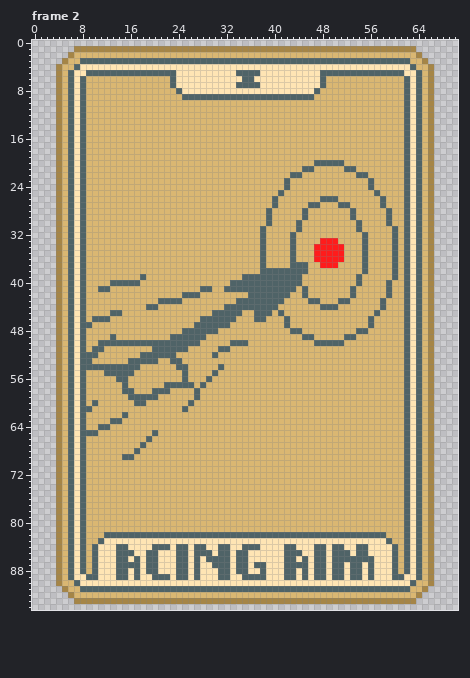
A pixel-art file gets an edit: assets/1x/anagrarots.ase. Above, as it was before the edit.
71x95 pixels, 22 frames. Shown: frame 2. The commit also changed other frames, which this record leaves out.
After:
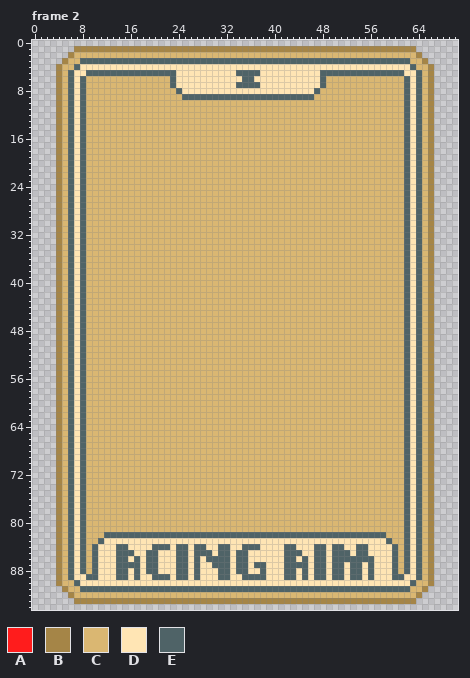
Palette (. is transparent): A #ff1c1c  B #a58547  C #dab772  D #ffe5b4  E #4f6367
Changes in this commit:
Changed rows in their new state; - is an unchanged pixel.
Frame 2, layer "Art":
first column x 9:
20 --------------------------------------CCCCC---------
21 ------------------------------------CC-----CC-------
22 ----------------------------------CC---------CC-----
23 ---------------------------------C-------------C----
24 ---------------------------------C-------------C----
25 --------------------------------C---------------C---
26 -------------------------------C-------CCC-------C--
27 -------------------------------C-----CC---CC-----C--
28 ------------------------------C-----C-------C-----C-
29 ------------------------------C-----C-------C-----C-
30 ------------------------------C----C---------C----C-
31 -----------------------------C-----C---------C-----C
32 -----------------------------C----C-----------C----C
33 -----------------------------C----C----CCC----C----C
34 -----------------------------C----C---CCCCC---C----C
35 -----------------------------C----C---CCCCC---C----C
36 -----------------------------C----C---CCCCC---C----C
37 -----------------------------C----CCC--CCC----C----C
38 -----------------------------CCCCCCCC---------C----C
39 ---------C----------------CCCCCCCCCC---------C-----C
40 ----CCCCC---------------CCCCCCCCCCCC---------C----C-
41 --CC---------------CC--CCCCCCCCCCCC-C-------C-----C-
42 ----------------CCC--------CCCCCCC--C-------C-----C-
43 ------------CCCC---------CCCCCCCC----CC---CC-----C--
44 ----------CC-----------CCCCCCCCC-------CCC-------C--
45 ----CC---------------CCCCC--CCC-C---------------C---
46 -CCC---------------CCCCCC---CC---C-------------C----
47 C-----------------CCCCCC---------C-------------C----
48 ----------------CCCCCC------------CC---------CC-----
49 ----C---------CCCCCC----------------CC-----CC-------
50 --CCCCCCCCCCCCCCCCC-----CCC-----------CCCCC---------
51 -CC--------CCCCCC-----CC----------------------------
52 CC-------CCCCCC------C------------------------------
53 C------CCCCC--CC------------------------------------
54 CCCCCCCCC------CC-----C-----------------------------
55 ---CCCCC--------C----C------------------------------
56 -----CC---------C---C-------------------------------
57 ------C------CCCCC-C--------------------------------
58 ------CC---CCC----C---------------------------------
59 -------CCCCC------C---------------------------------
60 -C------CC-------C----------------------------------
61 C---------------C-----------------------------------
62 ------C---------------------------------------------
63 ----CC----------------------------------------------
64 --CC------------------------------------------------
65 CC---------C----------------------------------------
66 ----------C-----------------------------------------
67 ---------C------------------------------------------
68 --------C-------------------------------------------
69 ------CC--------------------------------------------
Pixel boxes of the changes (left, top, right, bottom) in both pictures:
changed: (86, 160, 398, 460)
